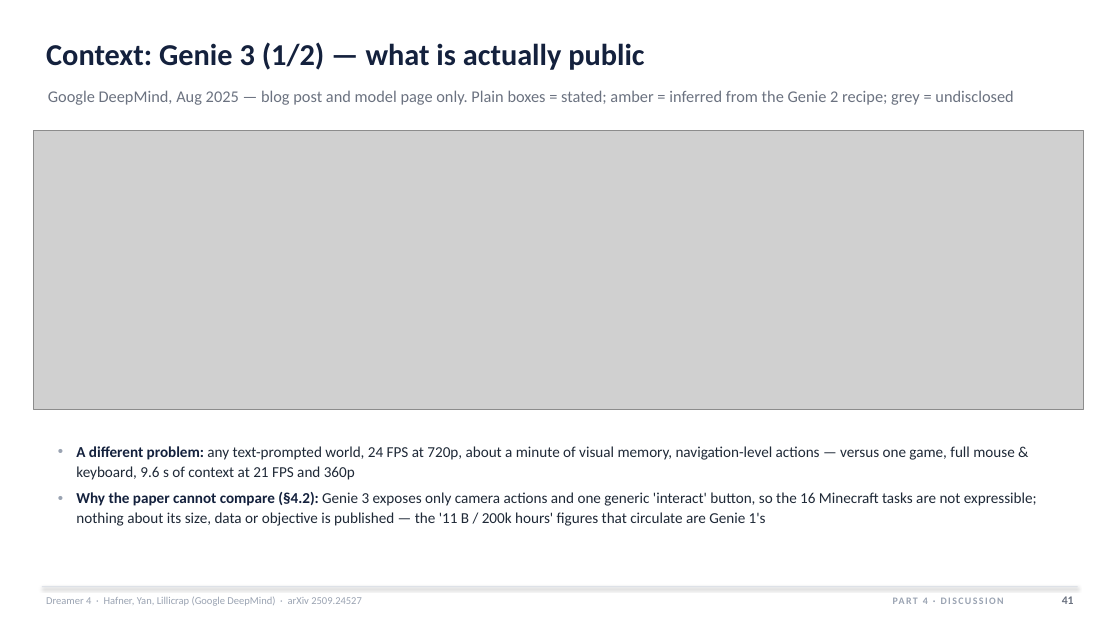
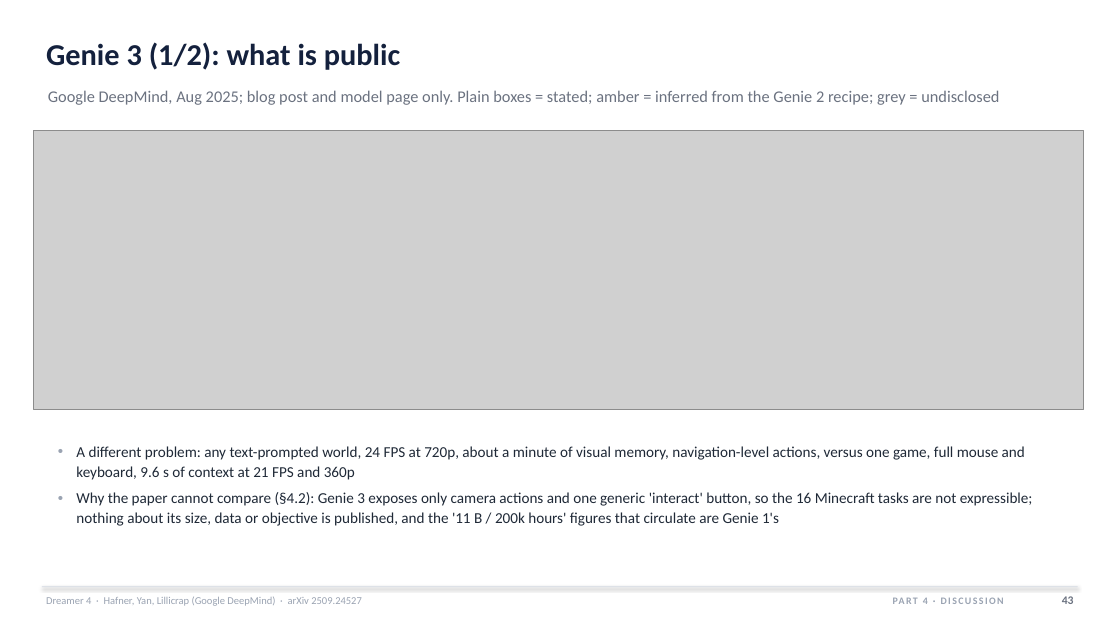
Before and after one commit to HarmannBitte/Dreamer-4, a slide deck: slide 43 of presentation/Dreamer4_Deep_Dive.pptx (slide 41 before the commit). Drawn at 1120x630 pixels with LibreOffice and Linux fonts; fonts in the diff are those of the drawing; grey boxes stand for pictures. Boxes give left, top, right and bottom in pixels: in the first picture for what was removed or moved away, otherwise in the second. Text is boxed around its words. In the diff, an @@ line names an element or a change of style, - is before the commit and + after.

Commit message:
Humanizer text pass over both decks (blader/humanizer v3); new slides: Algorithm 1 in full (eqs. 5-11); deep dive v7 (52 slides), final talk v2 (45 slides); v6 + final v1 renders archived in versions/

```diff
--- a/presentation/Dreamer4_Deep_Dive.pptx
+++ b/presentation/Dreamer4_Deep_Dive.pptx
@@ text at (x1=46, y1=42, x2=400, y2=70): text changed @@
-Context: Genie 3 (1/2) — what is actually public
+Genie 3 (1/2): what is public
@@ text at (x1=48, y1=90, x2=999, y2=105): text changed @@
-Google DeepMind, Aug 2025 — blog post and model page only. Plain boxes = stated; amber = inferred from the Genie 2 recipe; grey = undisclosed
+Google DeepMind, Aug 2025; blog post and model page only. Plain boxes = stated; amber = inferred from the Genie 2 recipe; grey = undisclosed
@@ text at (x1=76, y1=446, x2=1033, y2=526): text changed @@
-• A different problem: any text-prompted world, 24 FPS at 720p, about a minute of visual memory, navigation-level actions — versus one game, full mouse & keyboard, 9.6 s of context at 21 FPS and 360p
-• Why the paper cannot compare (§4.2): Genie 3 exposes only camera actions and one generic 'interact' button, so the 16 Minecraft tasks are not expressible; nothing about its size, data or objective is published — the '11 B / 200k hours' figures that circulate are Genie 1's
+• A different problem: any text-prompted world, 24 FPS at 720p, about a minute of visual memory, navigation-level actions, versus one game, full mouse and keyboard, 9.6 s of context at 21 FPS and 360p
+• Why the paper cannot compare (§4.2): Genie 3 exposes only camera actions and one generic 'interact' button, so the 16 Minecraft tasks are not expressible; nothing about its size, data or objective is published, and the '11 B / 200k hours' figures that circulate are Genie 1's
```
Also in this commit, not shown: 47 other slides changed, 2 slides added, 18 other files.
